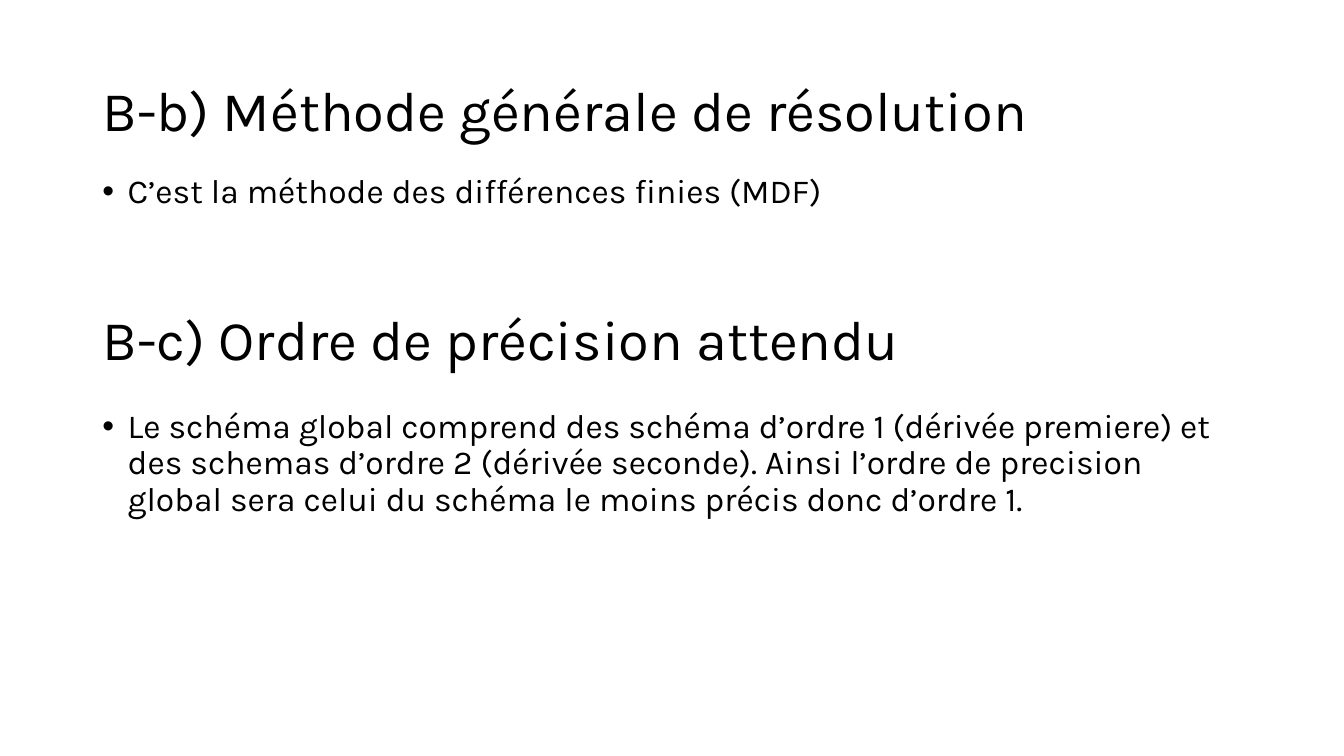
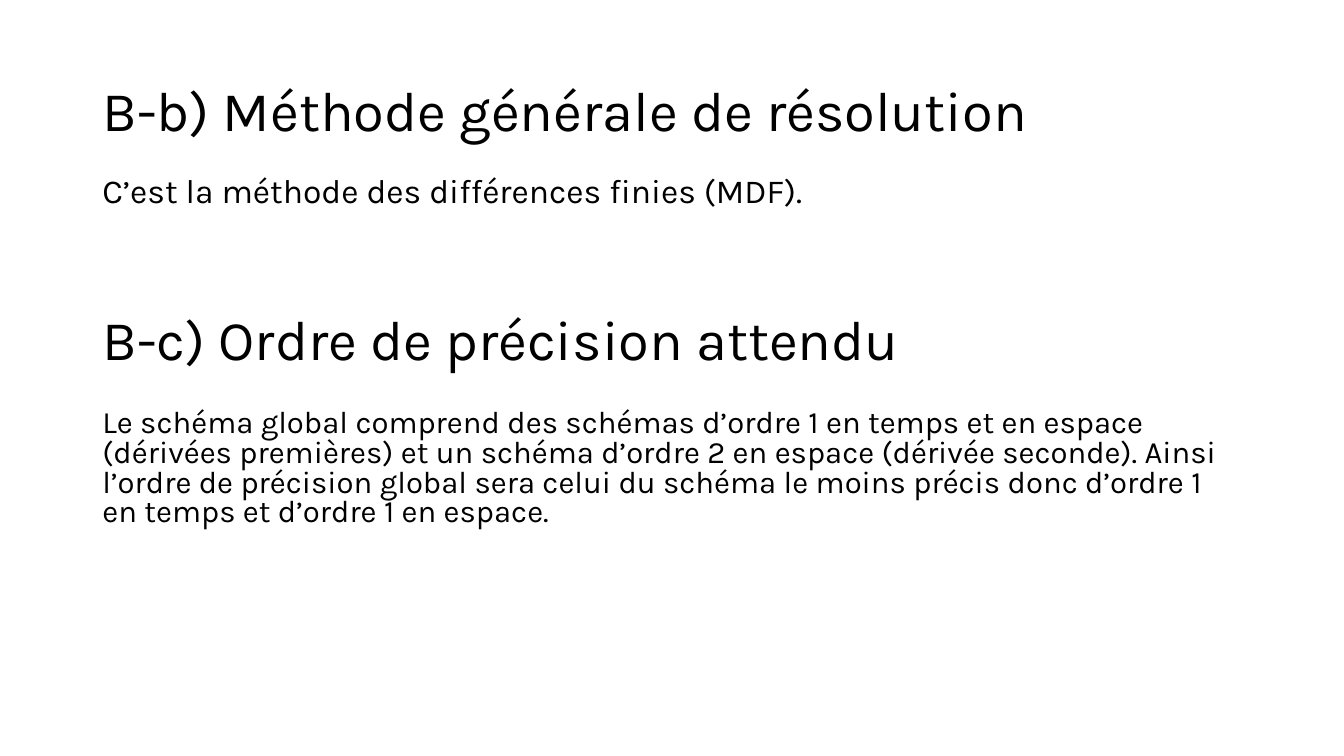
Before and after one commit to mehdibendaya/MEC8211-DEV1, a slide deck: slide 8 of Devoir_1.pptx. Drawn at 1344x756 pixels with LibreOffice and Linux fonts; fonts in the diff are those of the drawing. Boxes give left, top, right and bottom in pixels: in the first picture for what was removed or moved away, otherwise in the second. Text is boxed around its words. In the diff, an @@ line names an element or a change of style, - is before the commit and + after.

```diff
--- a/Devoir_1.pptx
+++ b/Devoir_1.pptx
@@ text at [102, 177, 802, 207]: text changed @@
-• C’est la méthode des différences finies (MDF)
+C’est la méthode des différences finies (MDF).
@@ text at [102, 409, 1216, 530]: text changed; size 24 to 22.2 pt @@
-• Le schéma global comprend des schéma d’ordre 1 (dérivée premiere) et des schemas d’ordre 2 (dérivée seconde). Ainsi l’ordre de precision global sera celui du schéma le moins précis donc d’ordre 1.
+Le schéma global comprend des schémas d’ordre 1 en temps et en espace (dérivées premières) et un schéma d’ordre 2 en espace (dérivée seconde). Ainsi l’ordre de précision global sera celui du schéma le moins précis donc d’ordre 1 en temps et d’ordre 1 en espace.
```
Also in this commit, not shown: 4 other slides changed, 1 slide removed.
